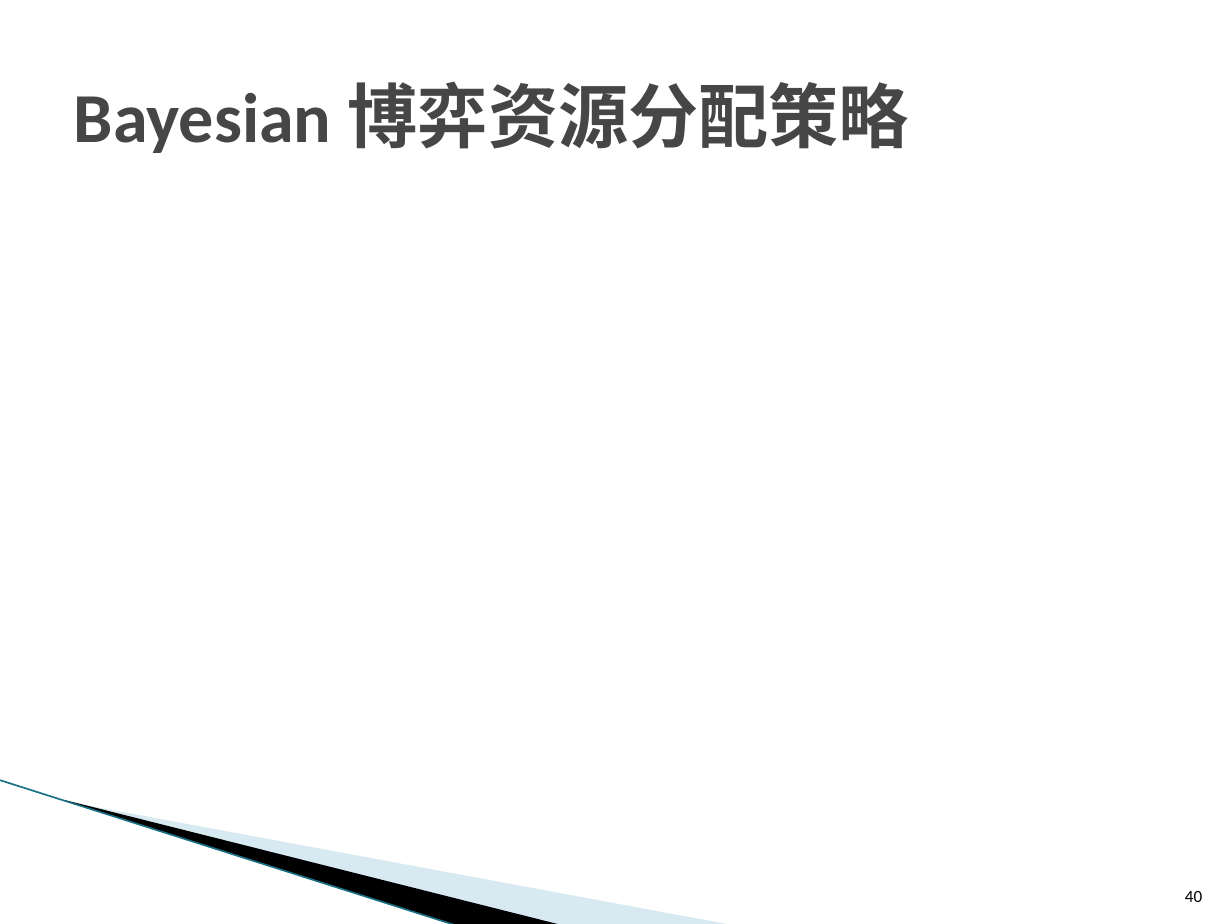
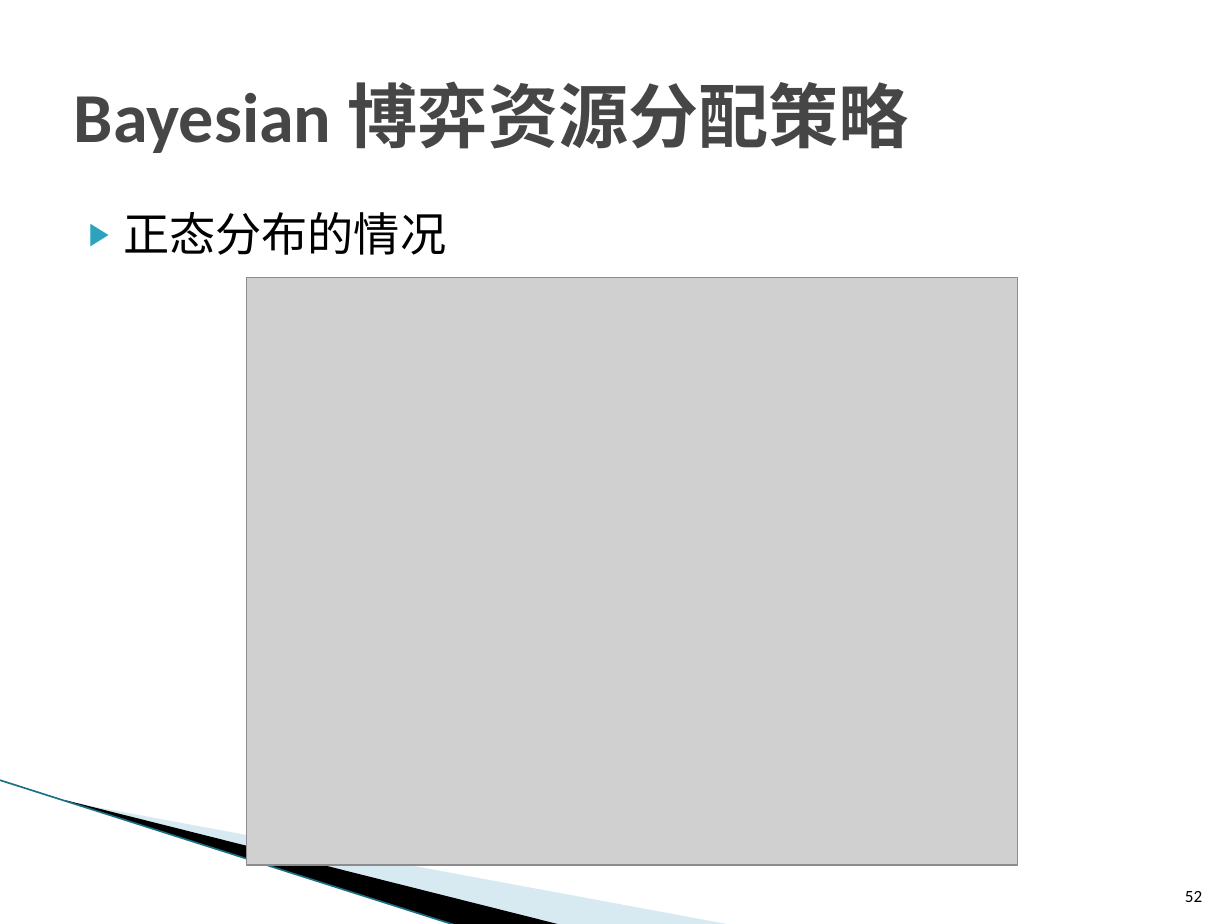
Before and after one commit to ZhiweiYAN/yzw_thesis, a slide deck: slide 52 of defense_phd.pptx (slide 40 before the commit). Drawn at 1232x924 pixels with LibreOffice and Linux fonts; fonts in the diff are those of the drawing; grey boxes stand for pictures; background and template pictures are left out. Boxes give left, top, right and bottom in pixels: in the first picture for what was removed or moved away, otherwise in the second. Text is boxed around its words. In the diff, an @@ line names an element or a change of style, - is before the commit and + after.

Commit message:
bayesian end

```diff
--- a/defense_phd.pptx
+++ b/defense_phd.pptx
@@ text added at [123, 212, 446, 255], 27 pt, text #000000 @@
+▶ 正态分布的情况
@@ picture added at [246, 277, 1018, 865] @@
@@ page number at [1185, 891, 1202, 902]: text changed @@
-40
+52
```
Also in this commit, not shown: 4 other slides changed, 21 slides added.
